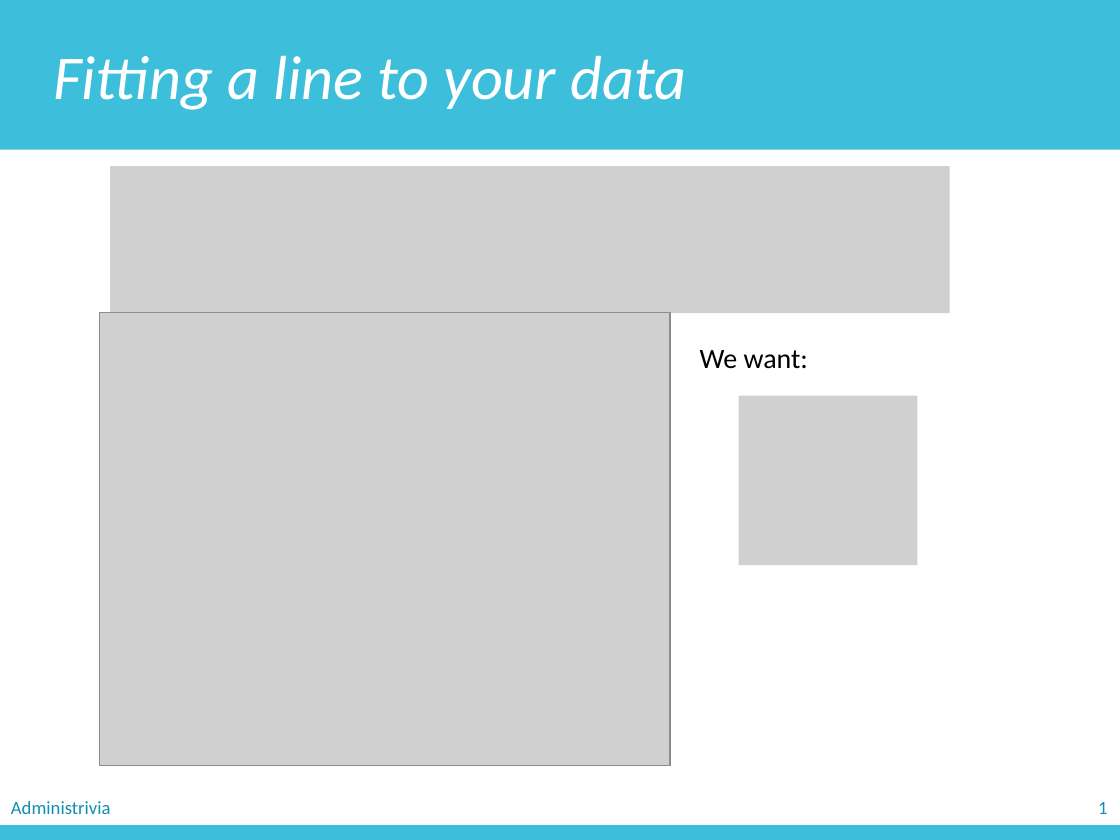
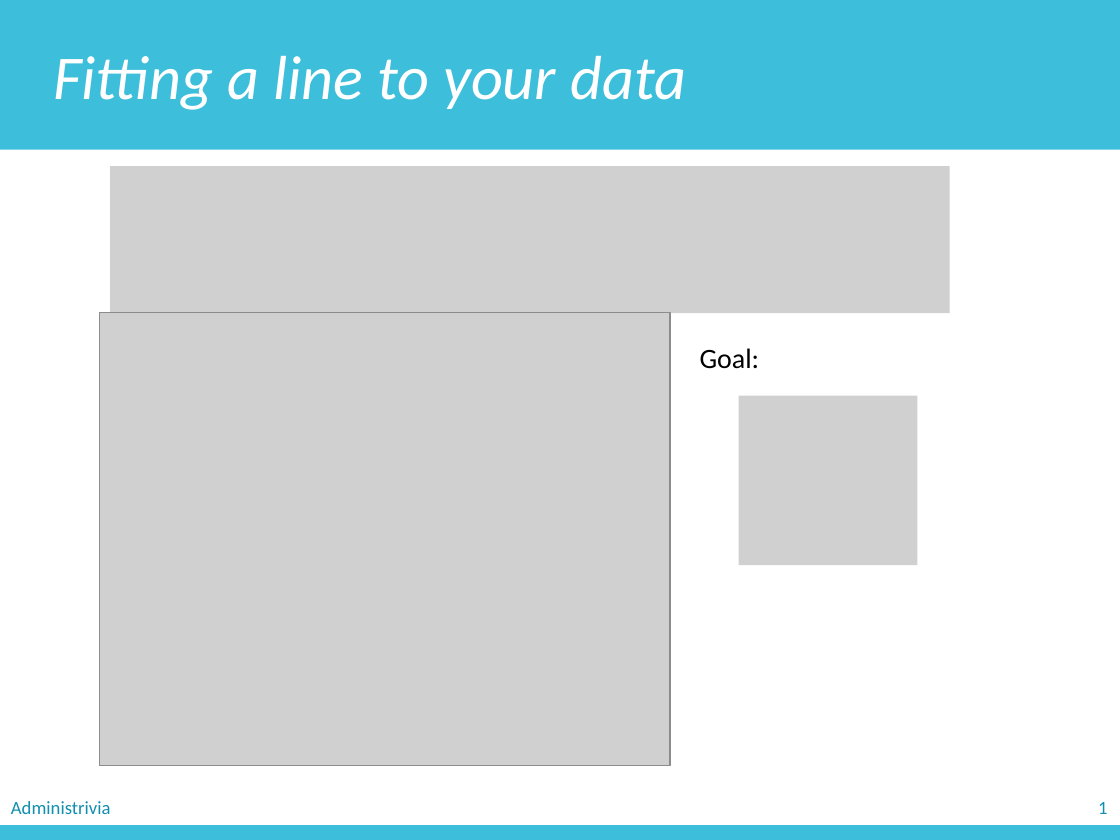
Before and after one commit to zichengliao/zuics101-fa17, a slide deck: slide 23 of lectures/lec24_matlab4/lec24.pptx. Drawn at 1120x840 pixels with LibreOffice and Linux fonts; fonts in the diff are those of the drawing; grey boxes stand for pictures. Boxes give left, top, right and bottom in pixels: in the first picture for what was removed or moved away, otherwise in the second. Text is boxed around its words. In the diff, an @@ line names an element or a change of style, - is before the commit and + after.

```diff
--- a/lectures/lec24_matlab4/lec24.pptx
+++ b/lectures/lec24_matlab4/lec24.pptx
@@ text at (700,348,760,369): text changed @@
-We want:
+Goal:
```
Also in this commit, not shown: 1 other slide changed, 1 slide added, 3 other files.
